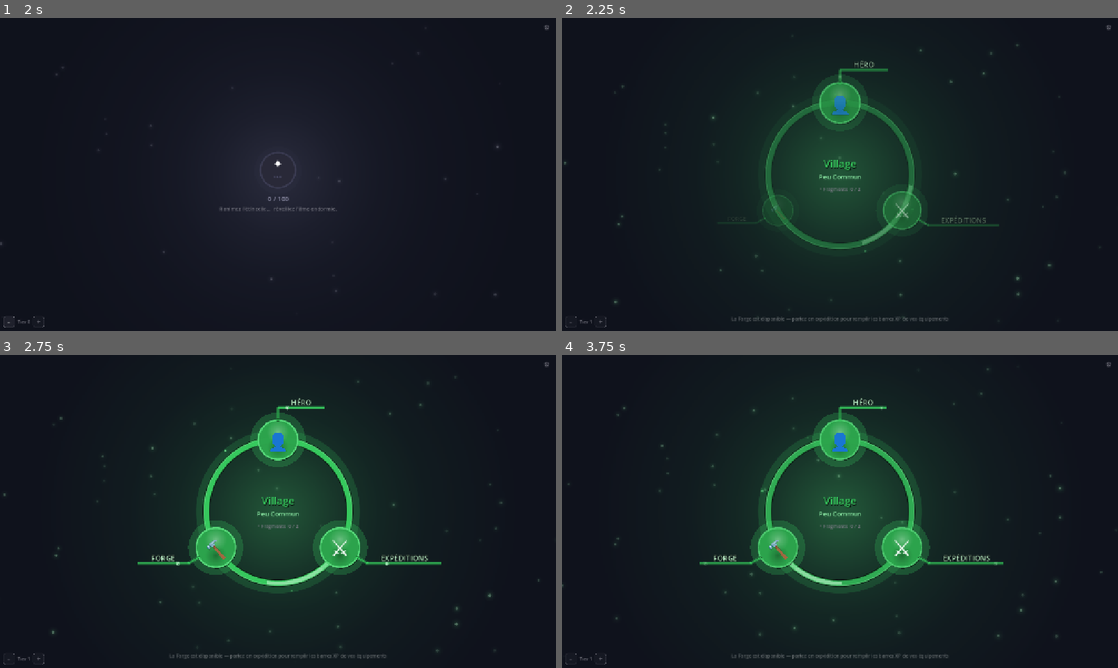
Above: before the commit, frames 1-4 (two rows, left to right).
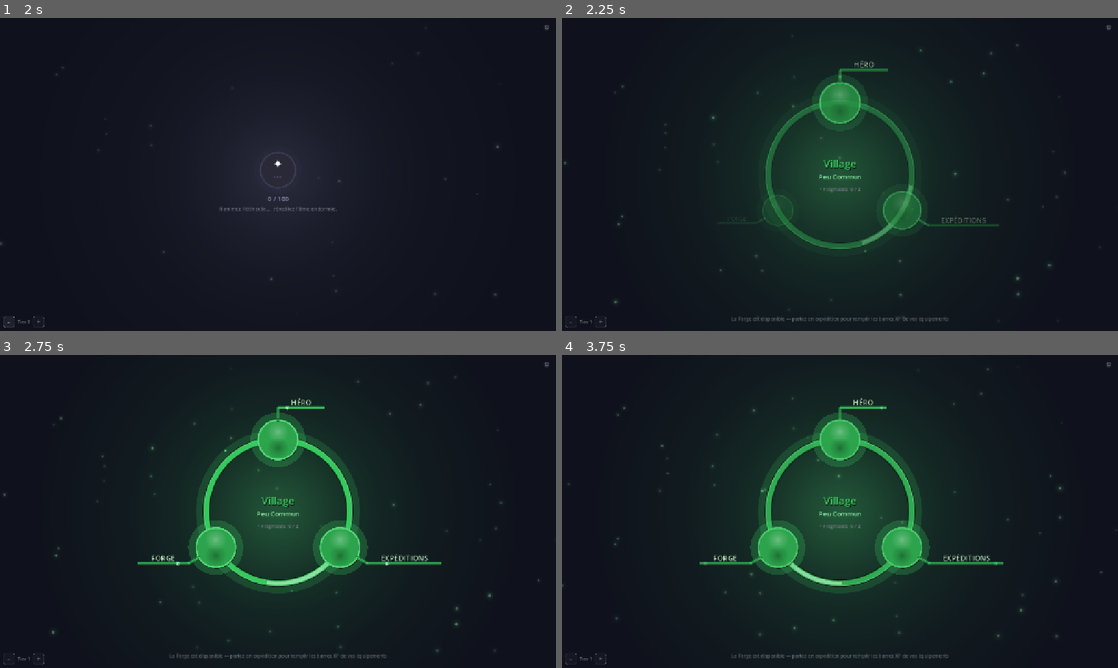
Above: after the commit, the same moments.

Repository: Rhend/Reliquary
Game: Godot game, scene res://scenes/village/village.tscn
The game is run twice, just before and just after one commit, with the same random seed, the same clock (stepped at 60 frames per second) and the same inputs.
Inputs:
- Up to frame 1 (2 s): click "⚙" at 0.5 s; click "−" at 1.25 s
- Up to frame 2 (2.25 s): click "+" at 2 s
- Up to frame 3 (2.75 s): no input
- Up to frame 4 (3.75 s): click "⚙" at 2.75 s; click "✕" at 3.5 s

Frame 1 is identical in both runs. In frame 2, 0.2% of the frame differs, in the area x 37-63%, y 24-64%; in frame 3, 0.2%, in the area x 37-63%, y 24-66%; in frame 4, 0.2%.

Commit message:
feat(hub): les bulles vivent de l intérieur — icônes remplacées par l énergie
Les icônes emoji disparaissent : le contenu de la bulle EST le feedback.
Machine à états pilotée par _energy (lissage exponentiel, transitions
organiques) :

- repos      : disque/hexagone sobre, intérieur vide ;
- hover      : « bouillonnement » — cœur d énergie discret + tourbillon
               lent (promesse du clic). Plus AUCUN grossissement : la
               couronne externe et le scale x1.2 sont supprimés ;
- clic       : onde de charge — la boule d énergie se remplit du centre
               vers le bord (ease-out cubique) + squash/pop léger ;
- sélection  : cœur chargé qui tourbillonne en continu (3 bras spiraux
               rapides) tant que le panneau est ouvert.

L animation est inscrite dans le rayon intérieur : rien ne déborde de la
forme. Les callouts (trait + nom) continuent d identifier chaque panneau.

Co-Authored-By: Claude Fable 5 <noreply@anthropic.com>

Diff:
--- a/scenes/village/Village.gd
+++ b/scenes/village/Village.gd
@@ -850,9 +850,10 @@
 
 # ─── Factory hexagone ─────────────────────────────────────────
 # Crée un HexItem, le positionne sur le hub et l'enregistre dans _hex_items.
-func _make_hex(lbl: String, icon: String, tcolor: Color, pos: Vector2, cb: Callable, panel_id: String) -> void:
+# `_icon` : conservé dans la signature pour les appelants, mais plus affiché —
+# l'intérieur de la bulle est désormais l'animation d'énergie (cf. HexItem).
+func _make_hex(lbl: String, _icon: String, tcolor: Color, pos: Vector2, cb: Callable, panel_id: String) -> void:
 	var item := HexItem.new()
-	item.icon_text   = icon
 	item.label_text  = lbl
 	item.tier_color  = tcolor
 	item.tier        = village_tier()
--- a/scenes/village/widgets/HexItem.gd
+++ b/scenes/village/widgets/HexItem.gd
@@ -1,7 +1,6 @@
 class_name HexItem
 extends Control
 
-var icon_text       := ""
 var label_text      := ""
 var tier_color      := Color.WHITE
 var tier            := 1
@@ -14,51 +13,55 @@
 var _htween         : Tween
 var _t              := 0.0
 
-# Sprite radial doux pour le modelé des pastilles rondes (lumière/ombre).
+# ─── Énergie intérieure ───────────────────────────────────────
+# Plus d'icône : le contenu de la bulle EST le feedback. _energy pilote
+# l'intensité de l'animation interne (cœur + tourbillon), lissée dans
+# _process pour des transitions organiques entre les états :
+#   0.0 = repos · ~0.45 = hover (« bouillonnement », promesse du clic)
+#   1.0 = sélectionné (cœur d'énergie chargé qui tourbillonne en continu)
+# Le clic déclenche en plus une onde de charge (_burst_t) : la boule
+# d'énergie se remplit du centre vers le bord.
+const BURST_DUR := 0.45
+var _energy  := 0.0
+var _burst_t := 99.0   # temps écoulé depuis le clic ; 99 = inactif
+
+# Sprite radial doux : modelé des pastilles rondes + lueurs d'énergie.
 var _shade_tex: GradientTexture2D
 
 func _ready() -> void:
 	pivot_offset = size * 0.5
 	_shade_tex = UIHelpers.radial_glow_tex(64,
 			[0.0, 0.35, 1.0], [1.0, 0.55, 0.0])
-	var ico := Label.new()
-	ico.text = icon_text
-	ico.horizontal_alignment = HORIZONTAL_ALIGNMENT_CENTER
-	ico.vertical_alignment   = VERTICAL_ALIGNMENT_CENTER
-	ico.add_theme_font_size_override("font_size", 50)
-	ico.set_anchors_and_offsets_preset(Control.PRESET_FULL_RECT)
-	ico.mouse_filter = Control.MOUSE_FILTER_IGNORE
-	add_child(ico)
 	mouse_entered.connect(_on_enter)
 	mouse_exited.connect(_on_exit)
 
 func _process(dt: float) -> void:
 	_t += dt
+	_burst_t += dt
+	var target := 1.0 if is_selected else (0.45 if is_hovered else 0.0)
+	_energy = lerpf(_energy, target, 1.0 - exp(-dt * 6.0))
 	queue_redraw()
 
+# Le hover ne grossit plus la bulle : il « réveille » son contenu (_energy).
 func _on_enter() -> void:
 	is_hovered = true
-	_tween_scale(1.2)
 	queue_redraw()
 
 func _on_exit() -> void:
 	is_hovered = false
-	_tween_scale(1.0)
 	queue_redraw()
-
-func _tween_scale(target: float) -> void:
-	if _htween: _htween.kill()
-	_htween = create_tween().set_ease(Tween.EASE_OUT).set_trans(Tween.TRANS_BACK)
-	_htween.tween_property(self, "scale", Vector2(target, target), 0.15)
 
 func _gui_input(event: InputEvent) -> void:
 	if event is InputEventMouseButton \
 			and event.button_index == MOUSE_BUTTON_LEFT \
 			and event.pressed:
+		_burst_t = 0.0   # onde de charge intérieure
 		if _htween: _htween.kill()
 		_htween = create_tween().set_trans(Tween.TRANS_SINE)
-		_htween.tween_property(self, "scale", Vector2(0.88, 0.88), 0.07)
+		_htween.tween_property(self, "scale", Vector2(0.92, 0.92), 0.06)
 		_htween.tween_callback(callback)
+		_htween.tween_property(self, "scale", Vector2.ONE, 0.18) \
+				.set_trans(Tween.TRANS_BACK).set_ease(Tween.EASE_OUT)
 
 func _draw() -> void:
 	var c := size * 0.5
@@ -163,6 +166,7 @@
 	# Les sprites s'éteignent avant le bord du disque : rien ne déborde.
 	_shade(c + Vector2(0.0, -r * 0.40), r * 0.58, Color(1, 1, 1, 0.30))
 	_shade(c + Vector2(0.0,  r * 0.42), r * 0.56, Color(0, 0, 0, 0.32))
+	_inner_energy(c, r * 0.86)
 	# Bordure lumineuse pulsée
 	var border := tier_color.lightened(0.15); border.a = 0.75 + 0.25 * sin(_t * 1.8)
 	draw_arc(c, r, 0.0, TAU, 64, border, 2.5, true)
@@ -187,9 +191,8 @@
 		# Liseré blanc intérieur
 		draw_arc(c, r - 3.0, 0.0, TAU, 64, Color(1.0, 1.0, 1.0, 0.55), 1.5, true)
 	elif is_hovered:
-		var ex: float = 16.0 if with_fx else 14.0
-		var corona := tier_color; corona.a = 0.30
-		draw_circle(c, r + ex, corona)
+		# Pas de couronne externe : le feedback hover vient du contenu
+		# (_inner_energy), juste un liseré pour souligner la forme.
 		draw_arc(c, r, 0.0, TAU, 64, tier_color.lightened(0.4), 3.5, true)
 
 func _hexa(c: Vector2, with_fx: bool, with_pulse: bool) -> void:
@@ -226,6 +229,8 @@
 	draw_line(pts[0], pts[1], Color(0, 0, 0, 0.50), 1.5, true)
 	draw_line(pts[1], pts[2], Color(0, 0, 0, 0.60), 2.0, true)
 	draw_line(pts[2], pts[3], Color(0, 0, 0, 0.50), 1.5, true)
+
+	_inner_energy(c, eff_r * 0.70)
 
 	# Bordure externe pulsée
 	var border := tier_color.lightened(0.20); border.a = 0.65 + 0.25 * sin(_t * 1.8)
@@ -252,13 +257,9 @@
 		# Liseré blanc intérieur
 		_draw_border(_hex(c, eff_r - 3.0), Color(1.0, 1.0, 1.0, 0.55), 1.5)
 	elif is_hovered:
-		var expand: float = 18.0
-		if with_fx: expand = 22.0
-		var corona := tier_color; corona.a = 0.30
-		draw_colored_polygon(_hex(c, eff_r + expand), corona)
+		# Pas de couronne externe : le feedback hover vient du contenu
+		# (_inner_energy), juste un liseré pour souligner la forme.
 		_draw_border(pts, tier_color.lightened(0.4), 3.5)
-		var soft := tier_color; soft.a = 0.55
-		_draw_border(_hex(c, eff_r + 10.0), soft, 7.0)
 
 # Sprite radial doux centré (modelé lumière/ombre des pastilles rondes).
 func _shade(center: Vector2, radius: float, col: Color) -> void:
@@ -266,6 +267,47 @@
 			Rect2(center - Vector2.ONE * radius, Vector2.ONE * radius * 2.0),
 			false, col)
 
+# ─── Animation intérieure : cœur d'énergie + tourbillon ──────
+# `ir` = rayon intérieur disponible (l'animation ne déborde jamais).
+func _inner_energy(c: Vector2, ir: float) -> void:
+	var e := _energy
+	var bursting := _burst_t < BURST_DUR
+	if e <= 0.02 and not bursting:
+		return
+
+	# 1. Cœur d'énergie : grossit, s'éclaircit et pulse plus vite avec e.
+	var pulse  := 1.0 + 0.07 * sin(_t * (2.2 + 3.0 * e))
+	var core_r := ir * (0.18 + 0.52 * e) * pulse
+	var core_a := 0.30 + 0.50 * e
+	_shade(c, core_r * 2.1, Color(tier_color.lightened(0.40), core_a * 0.55))
+	draw_circle(c, core_r * 0.50,
+			Color(tier_color.lightened(0.75), core_a), true, -1.0, true)
+
+	# 2. Tourbillon : 3 bras spiraux (segments d'arc enroulés autour du
+	#    cœur) — lents et discrets au hover, rapides et nets en sélection.
+	var spin := _t * (0.9 + 2.8 * e)
+	for arm in 3:
+		var ph := spin + float(arm) * TAU / 3.0
+		for s in 4:
+			var fr  := (float(s) + 0.5) / 4.0          # 0 = centre → 1 = bord
+			var rr  := ir * (0.30 + 0.58 * fr)
+			var ang := ph + fr * 2.6                   # enroulement spiral
+			var sa  := (0.08 + 0.45 * e) * (1.0 - fr * 0.55)
+			var col := tier_color.lightened(0.55); col.a = sa
+			draw_arc(c, rr, ang, ang + 0.55 - 0.18 * fr, 8, col,
+					2.6 - 1.2 * fr, true)
+
+	# 3. Onde de charge au clic : la boule se remplit du centre au bord.
+	if bursting:
+		var bp := _burst_t / BURST_DUR
+		var eo := 1.0 - pow(1.0 - bp, 3.0)             # ease-out cubique
+		var br := ir * eo
+		var ba := 1.0 - bp
+		draw_circle(c, br, Color(tier_color.lightened(0.55), ba * 0.30),
+				true, -1.0, true)
+		draw_arc(c, br, 0.0, TAU, 48,
+				Color(tier_color.lightened(0.85), ba * 0.9), 3.0, true)
+
 func _hex(c: Vector2, r: float) -> PackedVector2Array:
 	var pts := PackedVector2Array()
 	for i in 6:
